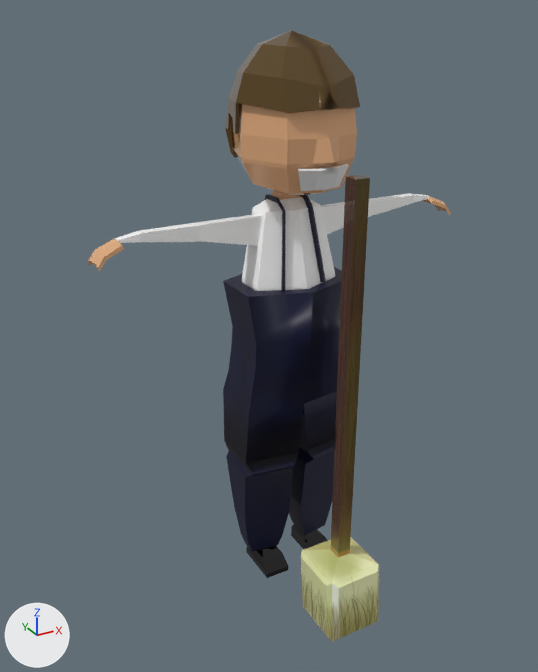
A saved change to the FBX model Assets/Models/Characters/SeñorLimpieza.fbx.
Before and after are seen from a camera (50 mm lens) standing at (-5.57, -9.16, 8.91) and looking at (-0.62, -0.18, 4.41). The axes (+X, +Y, +Z) are drawn at lower left. The lights are the same throughout.

Names of what the first picture shows: 'Cube', 'Cuerpo', 'Mascarilla', 'Pantalones', 'Tirantes', 'pelo'.
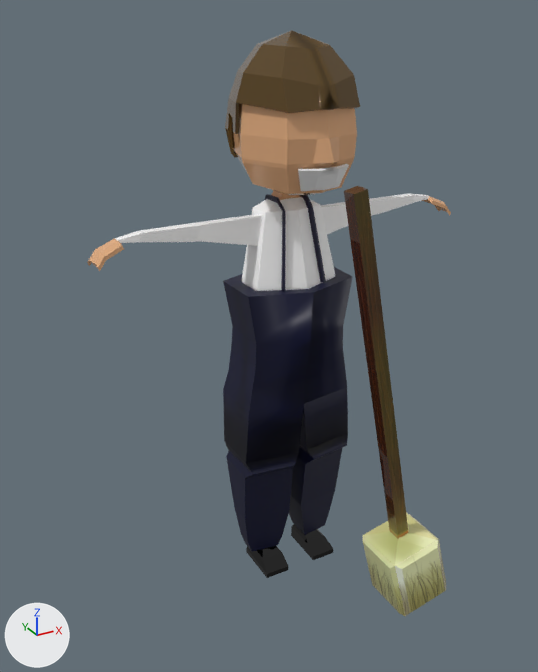
Pixel boxes [x1, y1, x2, y2] of what changed, in the pictures (538 x 672 px):
'Cube', moved, turned: before [301, 175, 379, 641]; after [344, 186, 446, 616]

The change, as a list of edits to the scene's bpy script:
```text
Change ob_cube:
    remove ob_cube.parent = ob_cuerpo
    ob_cube.location: (-0.00684, -1.526, 4.634) -> (1.247, -1.575, 0.0)
    ob_cube.rotation_euler: (0.0, 0.0, 0.0) -> (0.0, -0.203, 0.0)  # degrees (0, 0, 0) -> degrees (0, -12, 0)
```
